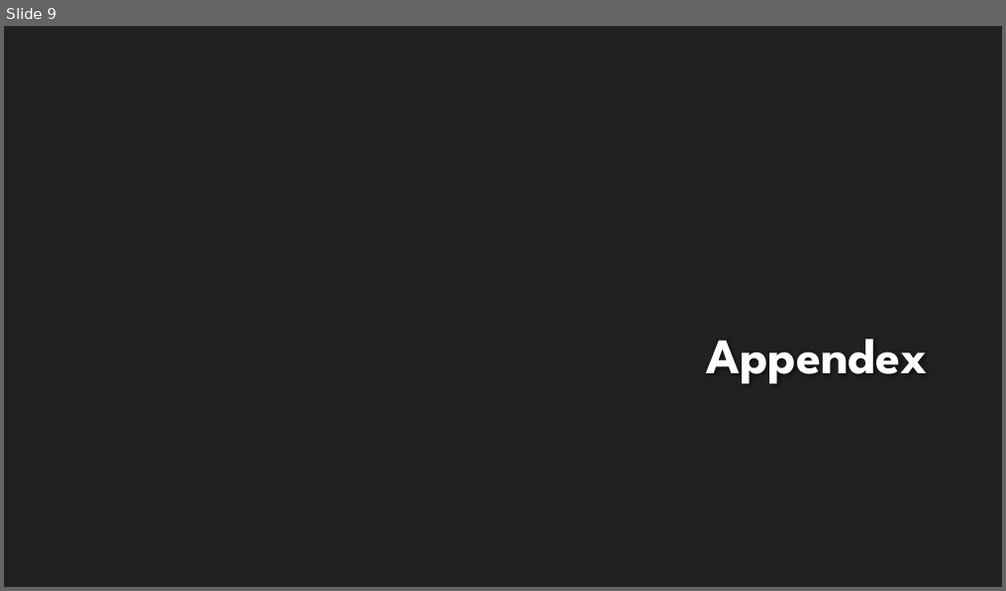
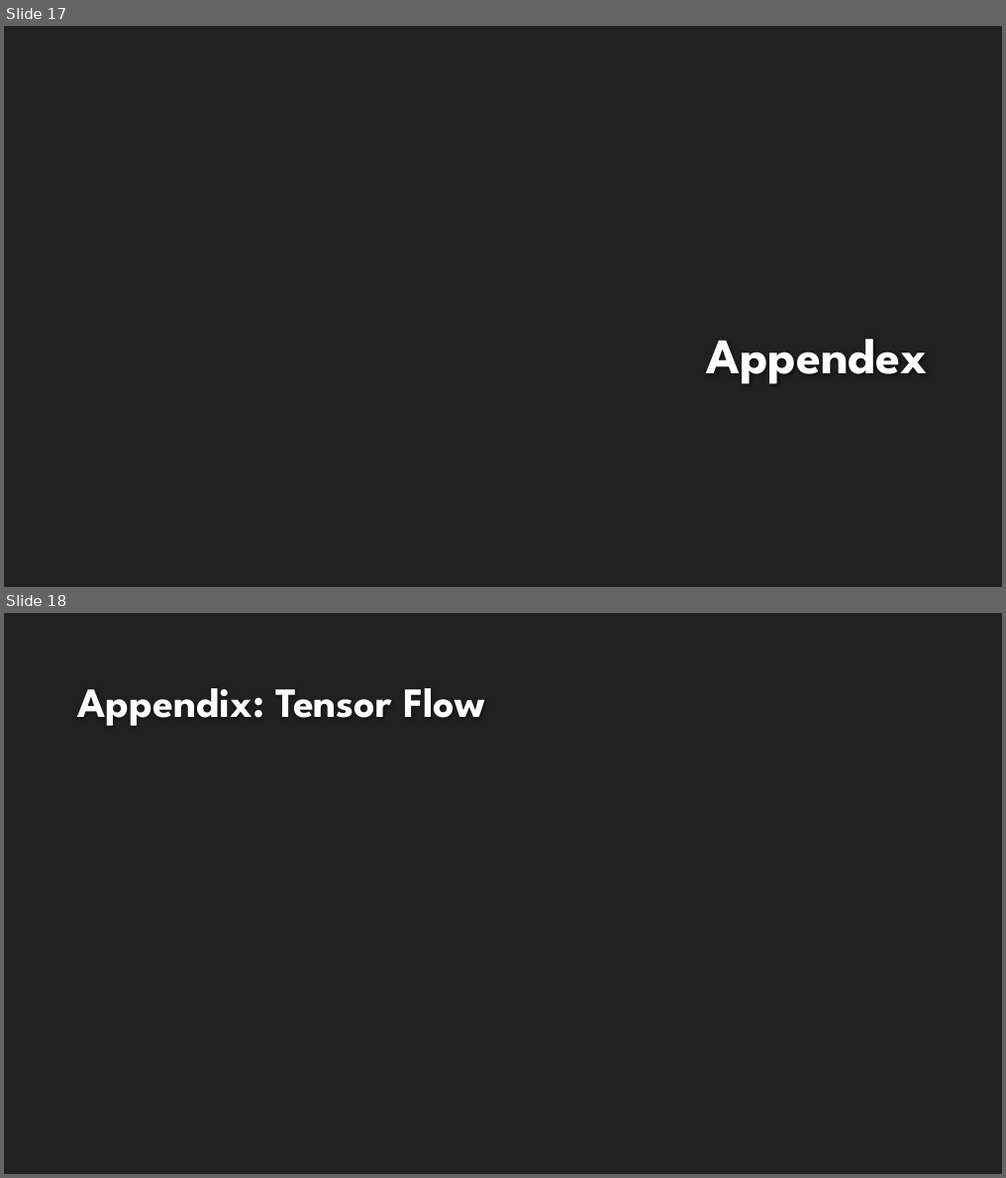
Before and after one commit to landonbuell/Buell-Masters-Project, a slide deck: milestones/BUELL_ENGR6970_Milestone04.pptx. Shown one above the other, each under a label of ours: slide 9 before the commit, slides 17 and 18 after it. The pictures are 1006x591 and 1006x1178 pixels, drawn with LibreOffice and Linux fonts; fonts in the diff are those of the drawing; background and template pictures are left out. Boxes give left, top, right and bottom in pixels: in the first picture for what was removed or moved away, otherwise in the second. Text is boxed around its words. In the diff, an @@ line names an element or a change of style, - is before the commit and + after.

```diff
--- a/milestones/BUELL_ENGR6970_Milestone04.pptx
+++ b/milestones/BUELL_ENGR6970_Milestone04.pptx
@@ slide 18 added at (x1=4, y1=613, x2=1002, y2=1174), background #212121 @@
@@ title added at (x1=78, y1=688, x2=485, y2=726), 40 pt, text #FEFEFE, bold @@
+Appendix: Tensor Flow
@@ what was slide 9 is now slide 17 @@
```
Also in this commit, not shown: 4 slides changed, 9 other slides added, 1 slide removed.
